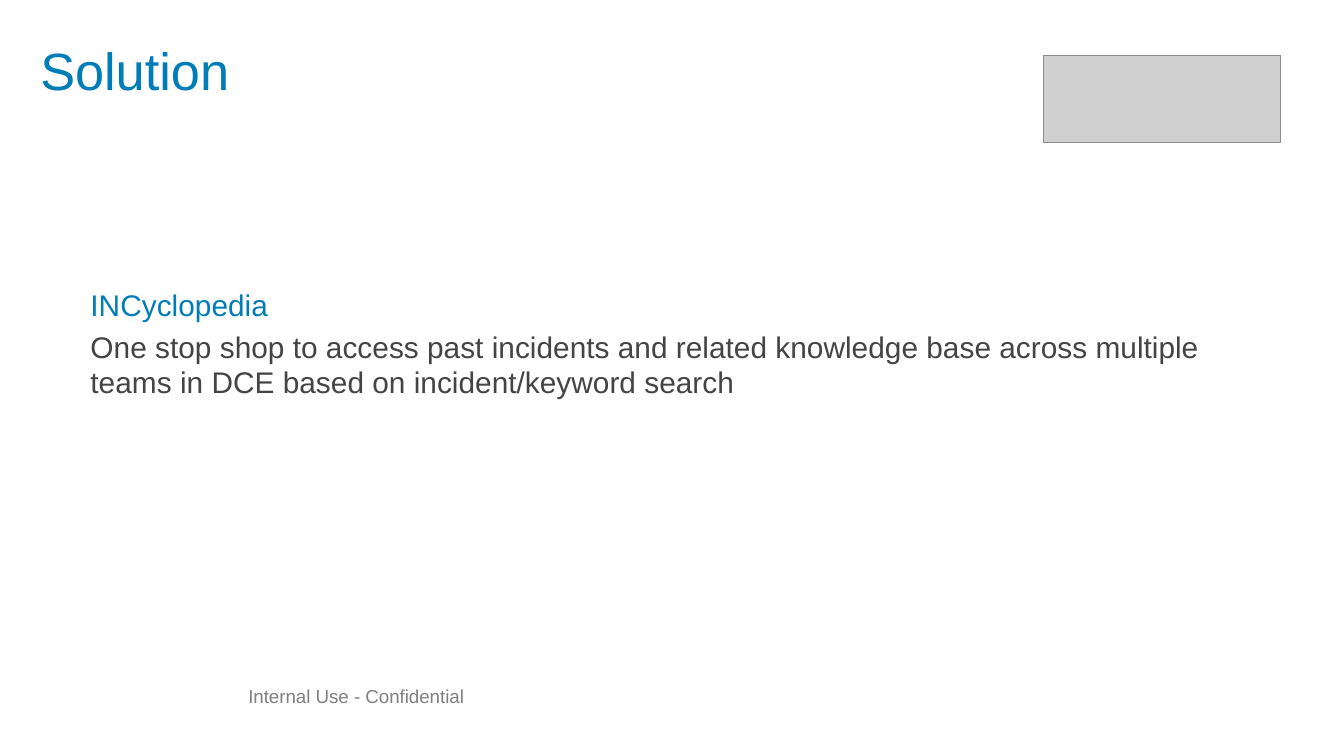
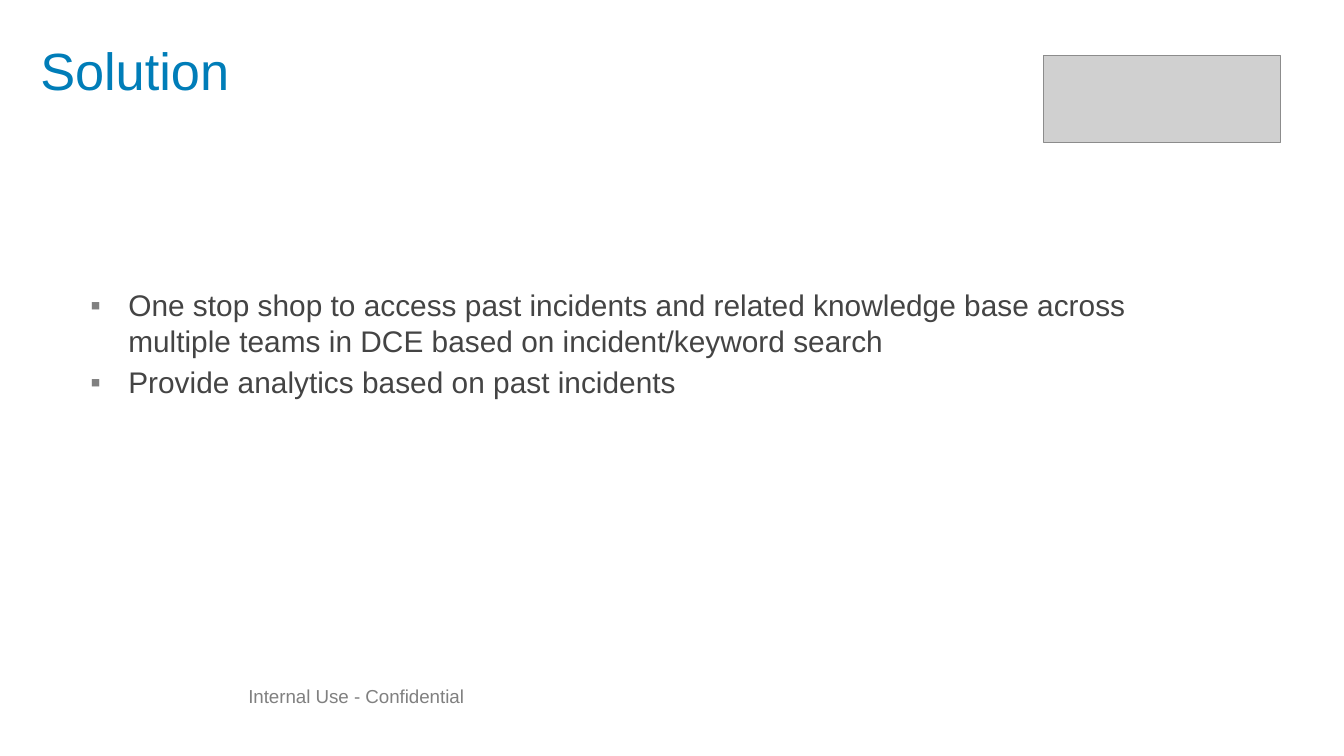
Before and after one commit to jisasebastine/Oscar, a slide deck: slide 5 of elasticsearch/Oscar_INCyclopedia_RR_2019.pptx (slide 4 before the commit). Drawn at 1344x756 pixels with LibreOffice and Linux fonts; fonts in the diff are those of the drawing; grey boxes stand for pictures; background and template pictures are left out. Boxes give left, top, right and bottom in pixels: in the first picture for what was removed or moved away, otherwise in the second. Text is boxed around its words. In the diff, an @@ line names an element or a change of style, - is before the commit and + after.

```diff
--- a/elasticsearch/Oscar_INCyclopedia_RR_2019.pptx
+++ b/elasticsearch/Oscar_INCyclopedia_RR_2019.pptx
@@ text at [90, 294, 267, 322]: paragraph removed @@
-  INCyclopedia
@@ text at [128, 294, 1125, 358]: bullet none to ▪ @@
@@ text at [128, 371, 676, 399]: paragraph added @@
+  ▪ Provide analytics based on past incidents
```
Also in this commit, not shown: 4 other slides changed, 1 slide added, 6 other files.
